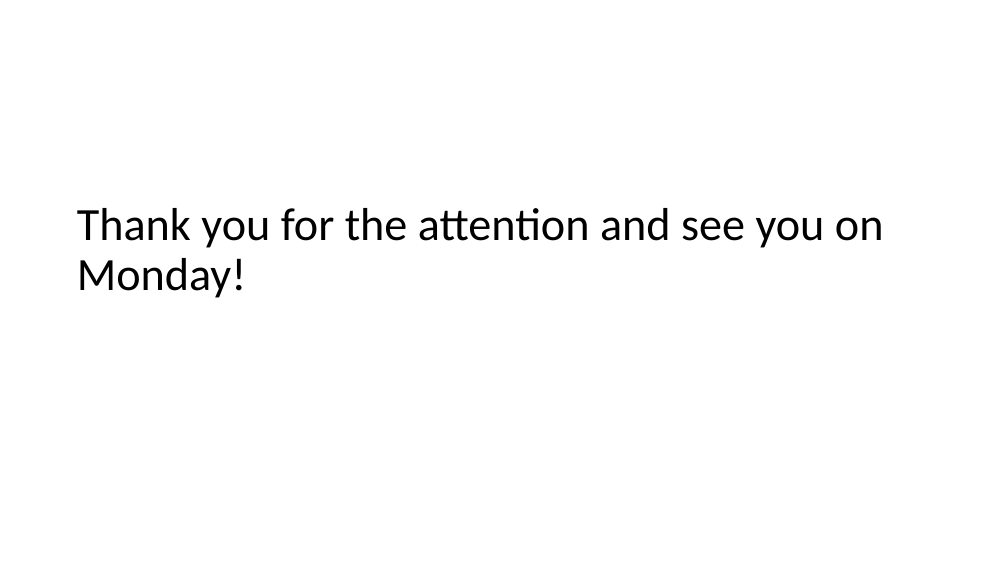
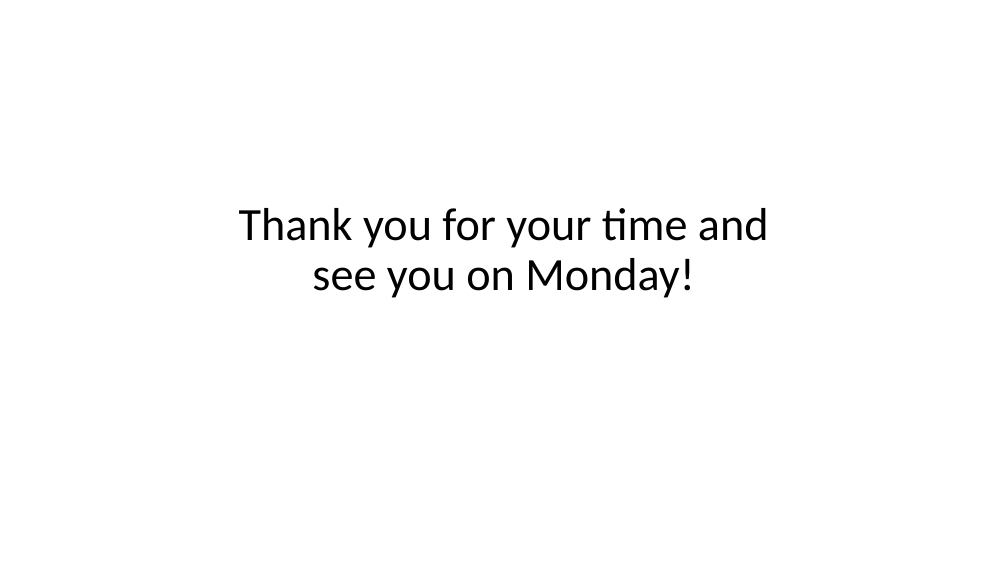
Before and after one commit to zolirulez/refrigDTU, a slide deck: slide 18 of Dynamical simulation of a 2-step refrigeration circle.pptx (slide 16 before the commit). Drawn at 1008x567 pixels with LibreOffice and Linux fonts; fonts in the diff are those of the drawing. Boxes give left, top, right and bottom in pixels: in the first picture for what was removed or moved away, otherwise in the second. Text is boxed around its words. In the diff, an @@ line names an element or a change of style, - is before the commit and + after.

```diff
--- a/Dynamical simulation of a 2-step refrigeration circle.pptx
+++ b/Dynamical simulation of a 2-step refrigeration circle.pptx
@@ title at (x1=239, y1=208, x2=769, y2=298): text changed @@
-Thank you for the attention and see you on Monday!
+Thank you for your time and see you on Monday!
```
Also in this commit, not shown: 12 other slides changed, 2 slides added.
